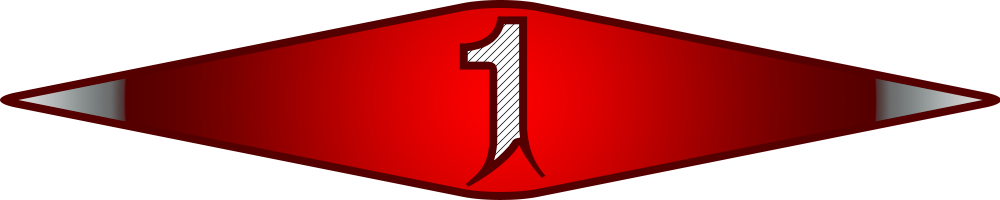
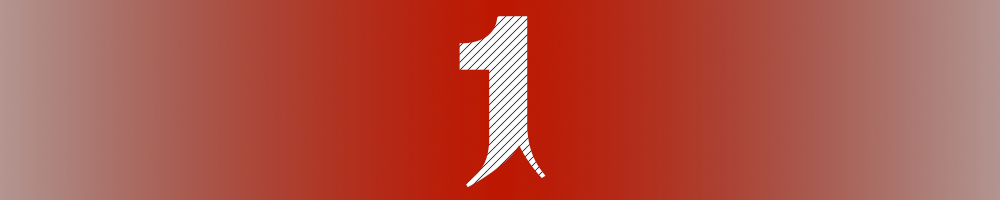
The second (1000, 200) image is a revision of the first. Changes to its layers:
removed layer "Forma 1" over box(0, 0, 1000, 200)
added layer "Capa 1" over box(0, 0, 1000, 200)
